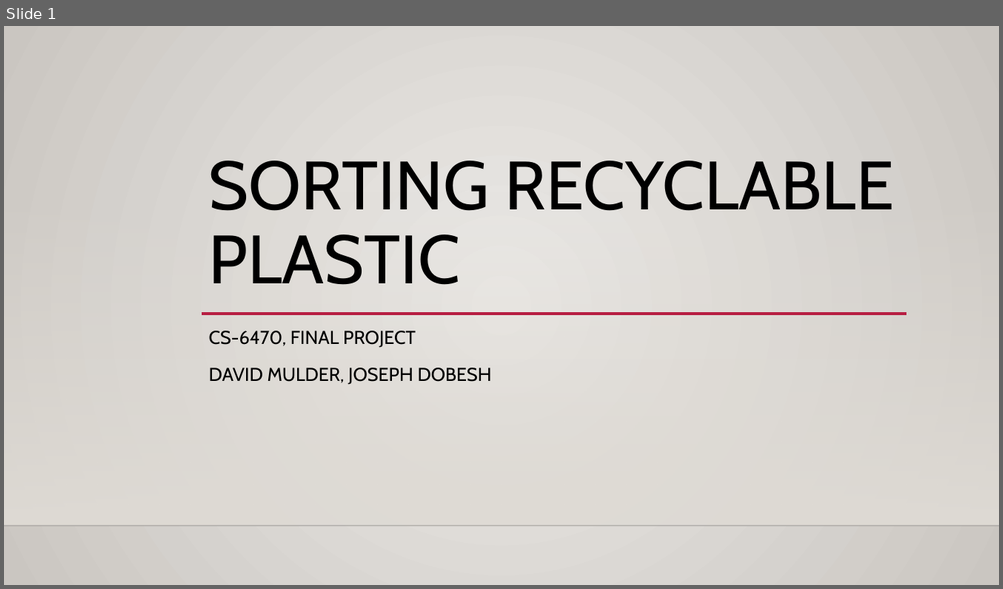
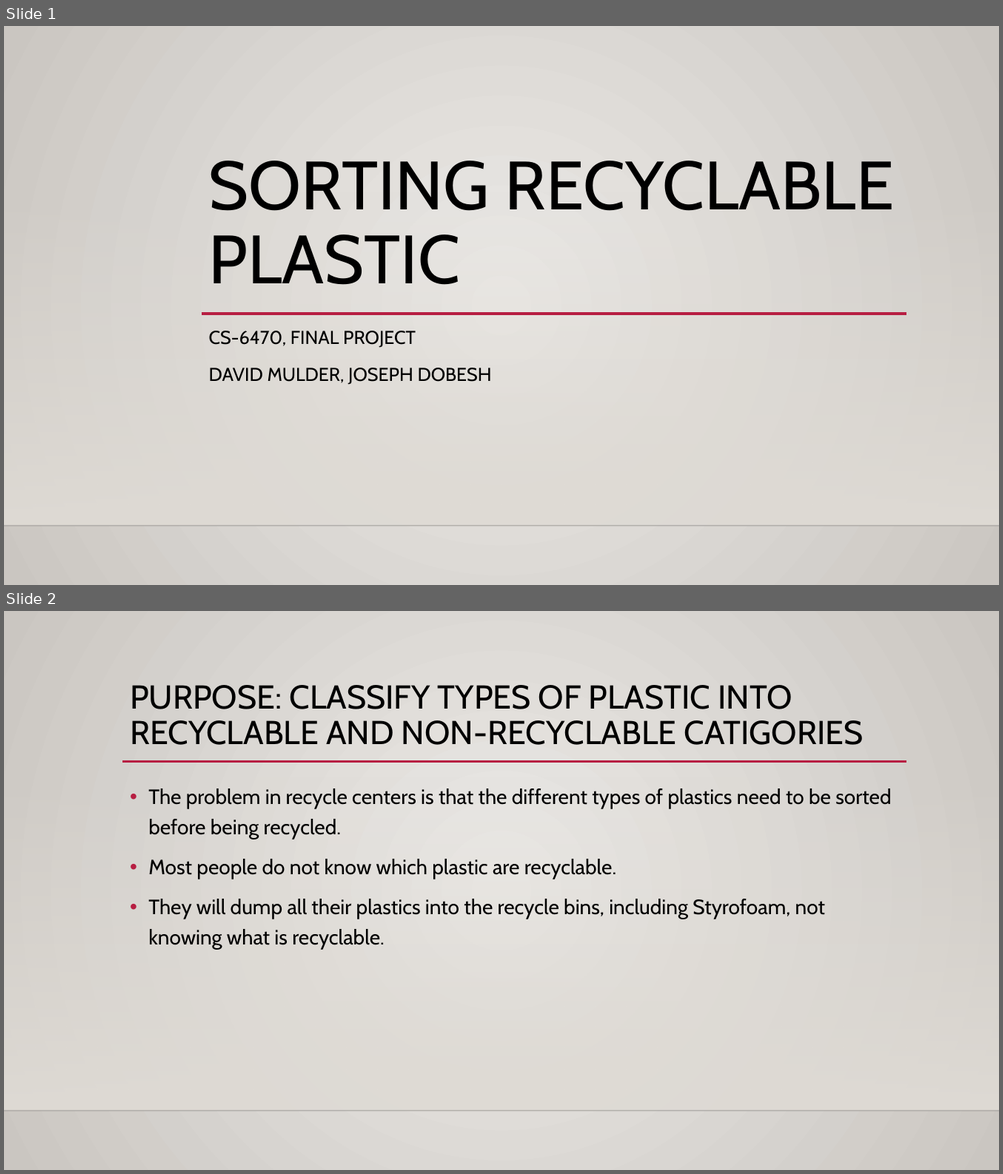
Before and after one commit to dmulder/CS6470_final, a slide deck: Final Project.pptx. Shown one above the other, each under a label of ours: slide 1 before the commit, slides 1 and 2 after it. The pictures are 1003x589 and 1003x1174 pixels, drawn with LibreOffice and Linux fonts; fonts in the diff are those of the drawing; background and template pictures are left out. Boxes give left, top, right and bottom in pixels: in the first picture for what was removed or moved away, otherwise in the second. Text is boxed around its words. In the diff, an @@ line names an element or a change of style, - is before the commit and + after.

Commit message:
Update 1

```diff
--- a/Final Project.pptx
+++ b/Final Project.pptx
@@ slide 2 added at (4,611,999,1170), background gradient #ECEAE7 to #CAC7C1; not listed: 2 template elements that a slide beside it also shows @@
@@ title added at (130,685,862,745), 32 pt, text #000000 @@
+PURPOSE: CLASSIFY TYPES OF PLASTIC INTO RECYCLABLE AND NON-RECYCLABLE CATIGORIES
@@ line added from (122, 762) to (907, 762), #B71E42 2.5 pt @@
@@ text added at (148,789,891,949), 20 pt, text #000000 @@
+• The problem in recycle centers is that the different types of plastics need to be sorted before being recycled.
+• Most people do not know which plastic are recyclable.
+• They will dump all their plastics into the recycle bins, including Styrofoam, not knowing what is recyclable.
```
Also in this commit, not shown: 1 other slide added.
